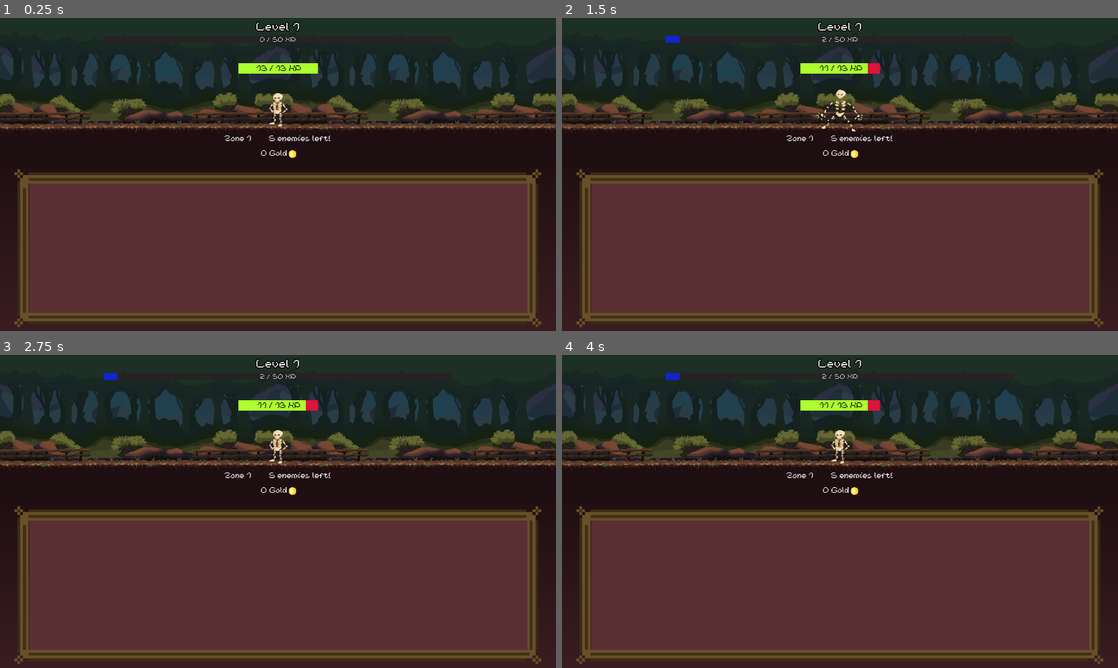
Above: before the commit, frames 1-4 (two rows, left to right).
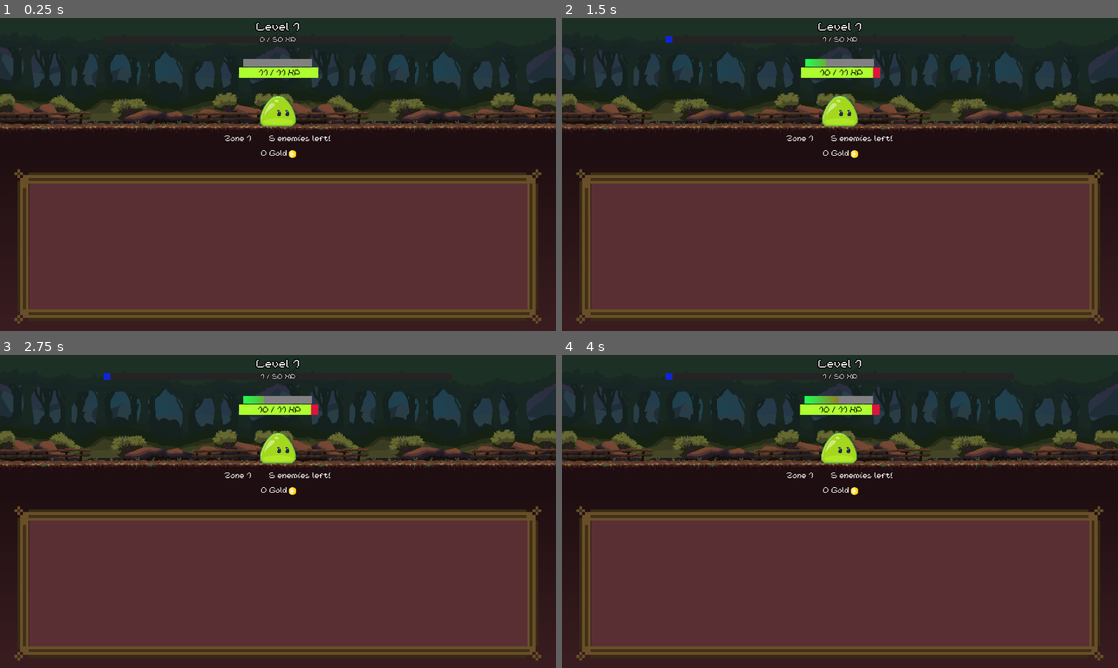
Above: after the commit, the same moments.

Repository: TTTaevas/SwordVenture
Game: Godot game, scene res://scenes/game.tscn
Same seed, same stepped clock (60 frames per second), same inputs: the game is played once before the commit and once after it.
Inputs (mouse positions are in pixels of both pictures, inside the frame that each line leads up to):
- Up to frame 1 (0.25 s): no input
- Up to frame 2 (1.5 s): tap Enter at 0.5 s; move the mouse to (840, 111) at 0.52 s; click (840, 111) at 0.67 s; move the mouse to (728, 190) at 1.27 s; click (728, 190) at 1.42 s
- Up to frame 3 (2.75 s): move the mouse to (333, 442) at 2.02 s; click (333, 442) at 2.17 s
- Up to frame 4 (4 s): move the mouse to (812, 574) at 2.77 s; click (812, 574) at 2.92 s; move the mouse to (1006, 558) at 3.52 s; click (1006, 558) at 3.67 s

The runs differ from the first frame. In frame 1, 4.2% of the frame differs, in the area x 2-98%, y 13-99%; in frame 2, 4.4%, in the area x 2-98%, y 5-99%; in frame 3, 4.3%; in frame 4, 4.3%.

Commit message:
fix memory leaks, fit things on all screens better

Diff:
--- a/scenes/bottom_screen.gd
+++ b/scenes/bottom_screen.gd
@@ -79,8 +79,6 @@
 var item_scene = preload("res://scenes/bottom/item.tscn")
 
 func _ready():
-	if get_parent():
-		position.y = 298
 	$Background.position = Vector2(0, 0)
 
 	for cat in categories:
@@ -137,7 +135,6 @@
 func _process(_delta):
 	var screen := get_viewport_rect().size
 	$Background.size.x = screen.x
-	$Background.size.y = screen.y - 290
 
 	var gs_width = $GoldSprite.texture.get_width() * $GoldSprite.scale.x
 	$Gold.text = "%s Gold" % PlayerVariables.displayNumber(PlayerVariables.gold)
--- a/scenes/enemy_screen.gd
+++ b/scenes/enemy_screen.gd
@@ -20,7 +20,7 @@
 
 	$Zone.size = $Zone.get_theme_font("font").get_string_size($Zone.text)
 	$Enemies_left.size = $Enemies_left.get_theme_font("font").get_string_size($Enemies_left.text)
-	$Zone.position.x = (get_viewport_rect().size.x / 2) - (($Zone.size.x + $Enemies_left.size.x + 40) / 2)
+	$Zone.position.x = ((get_viewport_rect().size.x / scale.x) / 2) - (($Zone.size.x + $Enemies_left.size.x + 40) / 2)
 	$Enemies_left.position.x = $Zone.position.x + $Zone.size.x + 40
 
 func pacification(method, e):
--- a/scenes/game.gd
+++ b/scenes/game.gd
@@ -9,6 +9,11 @@
 	$Pause_screen.hide()
 
 func _process(delta):
+	var s = min(1.0, max(0.6, get_viewport_rect().size.y / 550))
+	$Enemy_screen.scale = Vector2(s, s)
+	$Bottom_screen.position.y = ($Enemy_screen/Background/Tiles.size.y + $Enemy_screen/Background.position.y) * $Enemy_screen.scale.y
+	$Bottom_screen/Background.size.y = (get_viewport_rect().size.y - $Bottom_screen.position.y)
+
 	if not $Enemy_screen.is_connected("player_target", choose_player_target):
 		$Enemy_screen.connect("player_target", choose_player_target)
 
--- a/scenes/top/enemy.gd
+++ b/scenes/top/enemy.gd
@@ -3,14 +3,7 @@
 signal pacification
 signal player_target
 
-var enemy_sprite := {
-	standing = "",
-	hurt = "",
-	dead = "",
-	offset = 0,
-	collision = createShape(0, 0, 0)
-}
-var mouse_on_sprite := false
+var enemy_sprite = {}
 
 var healthbar = preload("res://scenes/top/health.tscn")
 var panicbar = preload("res://scenes/top/panic.tscn")
@@ -29,20 +22,6 @@
 
 var personality: String
 
-func _on_enemy_mouse_entered():
-	mouse_on_sprite = true
-func _on_enemy_mouse_exited():
-	mouse_on_sprite = false
-
-func createShape(x: int, y: int, offset: int):
-	var blob_shape = RectangleShape2D.new()
-	blob_shape.size = Vector2(x, y)
-	var blob_collision = CollisionShape2D.new()
-	blob_collision.name = "Collision"
-	blob_collision.set_shape(blob_shape)
-	blob_collision.position.y += offset
-	return blob_collision
-
 func _ready():
 	if max_health > 0:
 		return
@@ -50,24 +29,31 @@
 	var enemies := [
 		{normal = {standing = "res://sprites/enemies/blob.png", hurt = "res://sprites/enemies/blobHurt.png", dead = "res://sprites/enemies/blobDead.png"},
 		shiny = {standing = "res://sprites/enemies/blob-shiny.png", hurt = "res://sprites/enemies/blob-shinyHurt.png", dead = "res://sprites/enemies/blob-shinyDead.png"},
-		offset = 0, collision = createShape(82, 70, 0)},
+		offset = 0, collision = {"x": 82, "y": 70, "offset": 0}},
 		{normal = {standing = "res://sprites/enemies/ghost.png", hurt = "res://sprites/enemies/ghostHurt.png", dead = "res://sprites/enemies/ghostDead.png"},
-		shiny = false, offset = -20, collision = createShape(76, 96, -2)},
+		shiny = false, offset = -20, collision = {"x": 76, "y": 96, "offset": -2}},
 		{normal = {standing = "res://sprites/enemies/skeleton.png", hurt = "res://sprites/enemies/skeletonHurt.png", dead = "res://sprites/enemies/skeletonHurt.png"},
-		shiny = false, offset = -10, collision = createShape(42, 77, 10)},
+		shiny = false, offset = -10, collision = {"x": 42, "y": 77, "offset": 10}},
 	]
 
 	var enemy = enemies.pick_random()
 	var sprites = enemy.shiny if typeof(enemy.shiny) == TYPE_DICTIONARY and randi() % 4096 == 4095 else enemy.normal
 	for sprite in sprites:
 		sprites[sprite] = load(sprites[sprite])
+
+	var blob_collision = CollisionShape2D.new()
+	blob_collision.name = "Collision"
+	blob_collision.position.y += enemy.collision.offset
+	var blob_shape = RectangleShape2D.new()
+	blob_shape.size = Vector2(enemy.collision.x, enemy.collision.y)
+	blob_collision.set_shape(blob_shape)
 
 	enemy_sprite = {
 		standing = sprites.standing,
 		hurt = sprites.hurt,
 		dead = sprites.dead,
 		offset = enemy.offset,
-		collision = enemy.collision,
+		collision = blob_collision
 	}
 
 	var personalities := ["plain", "coward", "persistent", "caring"]
@@ -95,13 +81,13 @@
 	sprite.texture = enemy_sprite.standing
 	add_child(sprite)
 	add_child(enemy_sprite.collision)
-	global_position = Vector2(-500, 214 + enemy_sprite.offset)
+	position = Vector2(-500, 214 + enemy_sprite.offset)
 
 func _process(_delta):
 	if fleeing or "animation_ongoing" in get_parent() and get_parent().animation_ongoing == true:
 		return
 
-	var new_position := get_viewport_rect().size
+	var new_position = get_viewport_rect().size / get_parent().scale.x
 	new_position.x /= 2
 
 	var enemies := get_parent().find_children("enemy_*", "", false, false)
@@ -121,7 +107,7 @@
 
 	if personality == "coward":
 		new_position.x += shake
-	global_position.x = new_position.x
+	position.x = new_position.x
 
 	if personality == "caring" and not fleeing and not found_dead and not healing:
 		var alive = enemies.filter(func(e): return !e.fleeing and !e.found_dead)
@@ -146,37 +132,29 @@
 		if dice == 1:
 			panic += 1
 		if panic == 10:
-			$Sprite.texture = enemy_sprite.get("hurt")
-			$SoundFlee.play()
-			fleeing = true
-			fled_once = true
-			var speed := 1.3
-			while position.x < get_viewport_rect().size.x + 200:
-				await get_tree().create_timer(0.01).timeout
-				position.x += speed
-				speed += 0.7
-			fled = true
-			pacification.emit("flee", self)
-
-func _input(ev):
-	if ev is InputEventMouseButton and ev.button_index == MOUSE_BUTTON_LEFT:
-		if ev.pressed and mouse_on_sprite and health > 0 and not fleeing:
-			$SoundHit.play()
-			player_target.emit(self)
-
-			var effects = PlayerVariables.tap_effects.reduce(func(a, b): return a + b)
-			health -= PlayerVariables.level * (effects if effects else 1)
-			if "Envy's Blood" in PlayerVariables.misc_effects:
-				health -= floor(PlayerVariables.gold * 0.01)
-			PlayerVariables.gain_experience(max(1, floor(1 * (max_health / 25))))
-
-			var click_time := Time.get_unix_time_from_system()
-			latest_click = click_time
-			$Sprite.texture = enemy_sprite.get("hurt")
-
-			await get_tree().create_timer(0.2).timeout
-			if click_time == latest_click and health > 0 and not fleeing and not fled_once:
-				$Sprite.texture = enemy_sprite.get("standing")
+			flee()
+
+func _on_input_event(_viewport, event, _shape_idx):
+	if event.is_pressed() and health > 0 and not fleeing:
+		if event is InputEventMouseButton and event.button_index != MOUSE_BUTTON_LEFT and event.button_index != MOUSE_BUTTON_RIGHT:
+			return
+
+		$SoundHit.play()
+		player_target.emit(self)
+
+		var effects = PlayerVariables.tap_effects.reduce(func(a, b): return a + b)
+		health -= PlayerVariables.level * (effects if effects else 1)
+		if "Envy's Blood" in PlayerVariables.misc_effects:
+			health -= floor(PlayerVariables.gold * 0.01)
+		PlayerVariables.gain_experience(max(1, floor(1 * (max_health / 25))))
+
+		var click_time := Time.get_unix_time_from_system()
+		latest_click = click_time
+		$Sprite.texture = enemy_sprite.get("hurt")
+
+		await get_tree().create_timer(0.2).timeout
+		if click_time == latest_click and health > 0 and not fleeing and not fled_once:
+			$Sprite.texture = enemy_sprite.get("standing")
 
 func heal(enemy: Area2D, amount: int):
 	healing = true
@@ -184,21 +162,23 @@
 	var healing_particles := []
 
 	for i in 3:
-		var particle = TextureRect.new()
-		particle.texture = preload("res://sprites/particle_blue.png")
-		particle.position = Vector2(randf_range(-50, 50), randf_range(-25, 50))
-		particle.name = "particle_blue_%s" % particle.get_instance_id()
-		await get_tree().create_timer(0.05).timeout
-		add_child(particle)
-		magic_particles.push_back(particle)
+		if not found_dead and not fleeing and not enemy.found_dead and not enemy.fleeing:
+			var particle = TextureRect.new()
+			particle.texture = preload("res://sprites/particle_blue.png")
+			particle.position = Vector2(randf_range(-50, 50), randf_range(-25, 50))
+			particle.name = "particle_blue_%s" % particle.get_instance_id()
+			await get_tree().create_timer(0.05).timeout
+			add_child(particle)
+			magic_particles.push_back(particle)
 	for i in 3:
-		var particle = TextureRect.new()
-		particle.texture = preload("res://sprites/particle_green.png")
-		particle.position = Vector2(randf_range(-50, 50), randf_range(-50, 0))
-		particle.name = "particle_green_%s" % particle.get_instance_id()
-		await get_tree().create_timer(0.05).timeout
-		enemy.add_child(particle)
-		healing_particles.push_back(particle)
+		if not found_dead and not fleeing and not enemy.found_dead and not enemy.fleeing:
+			var particle = TextureRect.new()
+			particle.texture = preload("res://sprites/particle_green.png")
+			particle.position = Vector2(randf_range(-50, 50), randf_range(-50, 0))
+			particle.name = "particle_green_%s" % particle.get_instance_id()
+			await get_tree().create_timer(0.05).timeout
+			enemy.add_child(particle)
+			healing_particles.push_back(particle)
 
 	for i in 50:
 		for e in magic_particles:
@@ -217,3 +197,17 @@
 		if enemy.health < enemy.max_health:
 			$SoundHeal.play()
 			enemy.health += min(enemy.max_health - enemy.health, max(3, amount))
+
+func flee():
+	$Sprite.texture = enemy_sprite.get("hurt")
+	$SoundFlee.play()
+	fleeing = true
+	fled_once = true
+	var speed := 1.3
+	while position.x < (get_viewport_rect().size.x + $Sprite.texture.get_width()) / get_parent().scale.x:
+		await get_tree().create_timer(0.01).timeout
+		position.x += speed
+		speed += 0.7 / get_parent().scale.x * get_viewport_rect().size.x / 1000
+	fled = true
+	position.x = -10000
+	pacification.emit("flee", self)
--- a/scenes/top/enemy.tscn
+++ b/scenes/top/enemy.tscn
@@ -24,5 +24,4 @@
 volume_db = -5.0
 bus = &"Sounds"
 
-[connection signal="mouse_entered" from="." to="." method="_on_enemy_mouse_entered"]
-[connection signal="mouse_exited" from="." to="." method="_on_enemy_mouse_exited"]
+[connection signal="input_event" from="." to="." method="_on_input_event"]
--- a/scenes/top/health.gd
+++ b/scenes/top/health.gd
@@ -1,20 +1,18 @@
 extends TextureProgressBar
 
 func _process(_delta):
-	var monster := get_parent()
+	var enemy := get_parent()
+	if not is_instance_valid(enemy) or enemy.get("health") == null:
+		return
 
 	$Label.text = "%s / %s HP" % [
-		PlayerVariables.displayNumber(max(0, monster.health)),
-		PlayerVariables.displayNumber(monster.max_health)
+		PlayerVariables.displayNumber(max(0, enemy.health)),
+		PlayerVariables.displayNumber(enemy.max_health)
 	]
 	$Label.size = $Label.get_theme_font("font").get_string_size($Label.text)
 	$Label.position.x = (size.x / 2) - ($Label.size.x / 2) + 2
 	size.x = max(183, $Label.size.x + 20)
+	position = Vector2(((-size.x * scale.x) / 2) + 1, -100)
 
-	var new_position = monster.position
-	new_position.x -= size.x / 2
-	new_position.y -= 100
-	global_position = new_position
-
-	self.value = ceil(monster.health)
-	self.max_value = monster.max_health
+	self.value = ceil(enemy.health)
+	self.max_value = enemy.max_health
--- a/scenes/top/panic.gd
+++ b/scenes/top/panic.gd
@@ -1,11 +1,11 @@
 extends TextureProgressBar
 
 func _process(_delta):
-	var monster := get_parent()
-	var new_position = monster.position
-	new_position.x -= (size.x * scale.x) / 2
-	new_position.y -= 120
-	global_position = new_position
+	var enemy := get_parent()
+	if not is_instance_valid(enemy) or enemy.get("panic") == null:
+		return
 
-	self.value = monster.panic
+	position = Vector2(((-size.x * scale.x) / 2) + 1, -120)
+
+	self.value = enemy.panic
 	self.max_value = 10
Not shown, changed: export_presets.cfg
